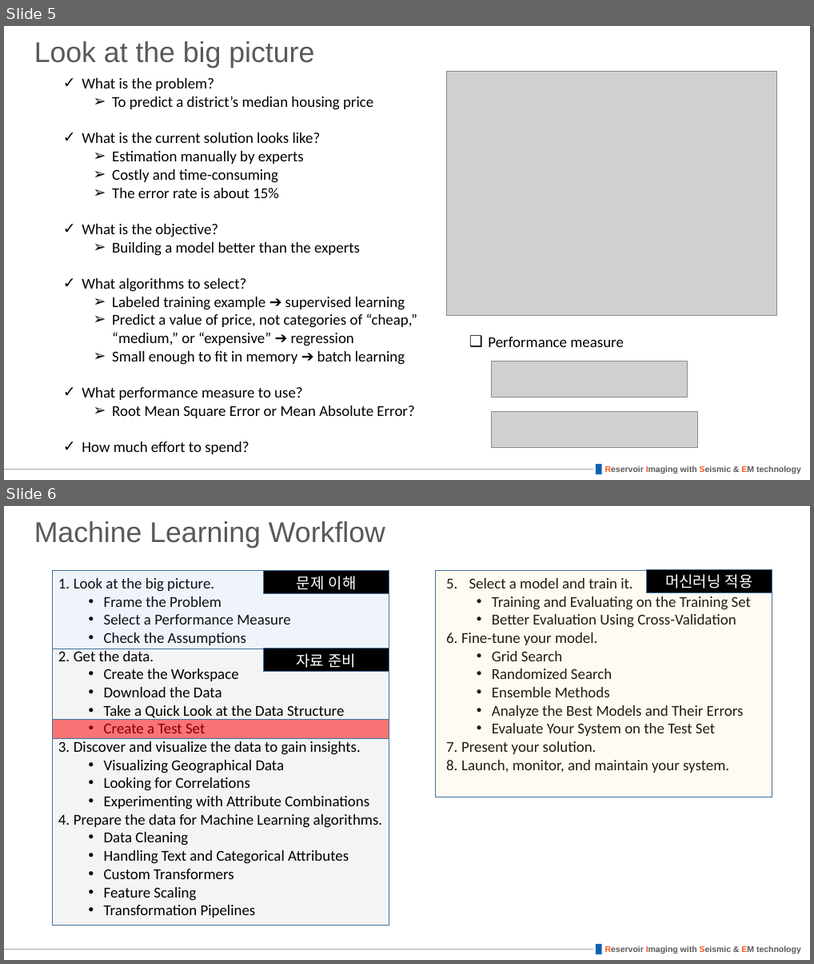
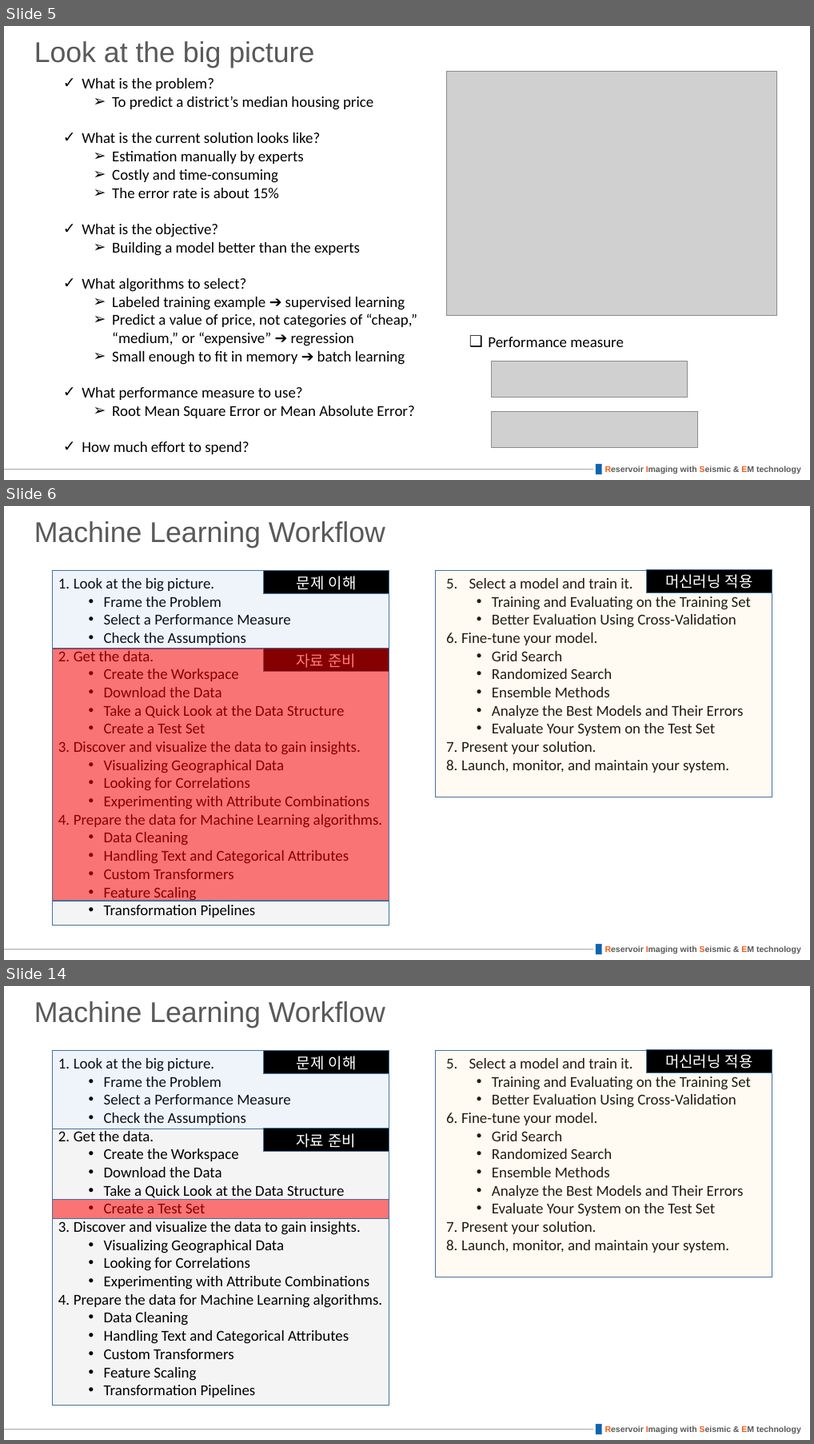
Before and after one commit to duyoon/ml-seminar-spring-2018, a slide deck: 02_end_to_end_machine_learning_project/02_end_to_end_machine_learning_project.pptx. Shown one above the other, each under a label of ours: slides 5 and 6 before the commit, slides 5, 6 and 14 after it; the slides between them are not shown. The pictures are 814x964 and 814x1444 pixels, drawn with LibreOffice and Linux fonts; fonts in the diff are those of the drawing; grey boxes stand for pictures. Boxes give left, top, right and bottom in pixels: in the first picture for what was removed or moved away, otherwise in the second. Text is boxed around its words. In the diff, an @@ line names an element or a change of style, - is before the commit and + after.

Commit message:
minor2

```diff
--- a/02_end_to_end_machine_learning_project/02_end_to_end_machine_learning_project.pptx
+++ b/02_end_to_end_machine_learning_project/02_end_to_end_machine_learning_project.pptx
@@ slide 6 added at [4,506,810,960], background #FFFFFF; not listed: 3 template elements that a slide beside it also shows @@
@@ title added at [34,521,386,548], 34 pt, text #595959 @@
+Machine Learning Workflow
@@ rectangle added at [52,571,389,648], fill #5B9BD5 at 10% opacity, outline #43739E 1 pt @@
@@ rectangle added at [264,571,390,594], fill #000000, outline #43739E 1 pt, 18 pt, text #FFFFFF @@
+문제 이해
@@ rectangle added at [436,571,772,797], fill #FFE699 at 12% opacity, outline #43739E 1 pt @@
@@ rectangle added at [647,569,772,593], fill #000000, outline #43739E 1 pt, 18 pt, text #FFFFFF @@
+머신러닝 적용
@@ text added at [74,578,382,917], 18 pt, text #000000 @@
+1. Look at the big picture.
+  • Frame the Problem
+  • Select a Performance Measure
+  • Check the Assumptions
+2. Get the data.
+  • Create the Workspace
+  • Download the Data
+  • Take a Quick Look at the Data Structure
+  • Create a Test Set
+3. Discover and visualize the data to gain insights.
+  • Visualizing Geographical Data
+  • Looking for Correlations
+  • Experimenting with Attribute Combinations
+4. Prepare the data for Machine Learning algorithms.
+  • Data Cleaning
+  • Handling Text and Categorical Attributes
+  • Custom Transformers
+  • Feature Scaling
+  • Transformation Pipelines
@@ text added at [462,578,751,772], 18 pt, text #000000 @@
+5. Select a model and train it.
+  • Training and Evaluating on the Training Set
+  • Better Evaluation Using Cross-Validation
+6. Fine-tune your model.
+  • Grid Search
+  • Randomized Search
+  • Ensemble Methods
+  • Analyze the Best Models and Their Errors
+  • Evaluate Your System on the Test Set
+7. Present your solution.
+8. Launch, monitor, and maintain your system.
@@ rectangle added at [52,648,389,924], fill #C9C9C9 at 19% opacity, outline #43739E 1 pt @@
@@ rectangle added at [52,648,389,900], fill #FF0000 at 52% opacity, outline #43739E 1 pt @@
@@ rectangle added at [263,648,389,672], fill #000000, outline #43739E 1 pt, 18 pt, text #FFFFFF @@
+자료 준비
@@ what was slide 6 is now slide 14 @@
```
Also in this commit, not shown: 3 slides changed, 7 other slides added.
